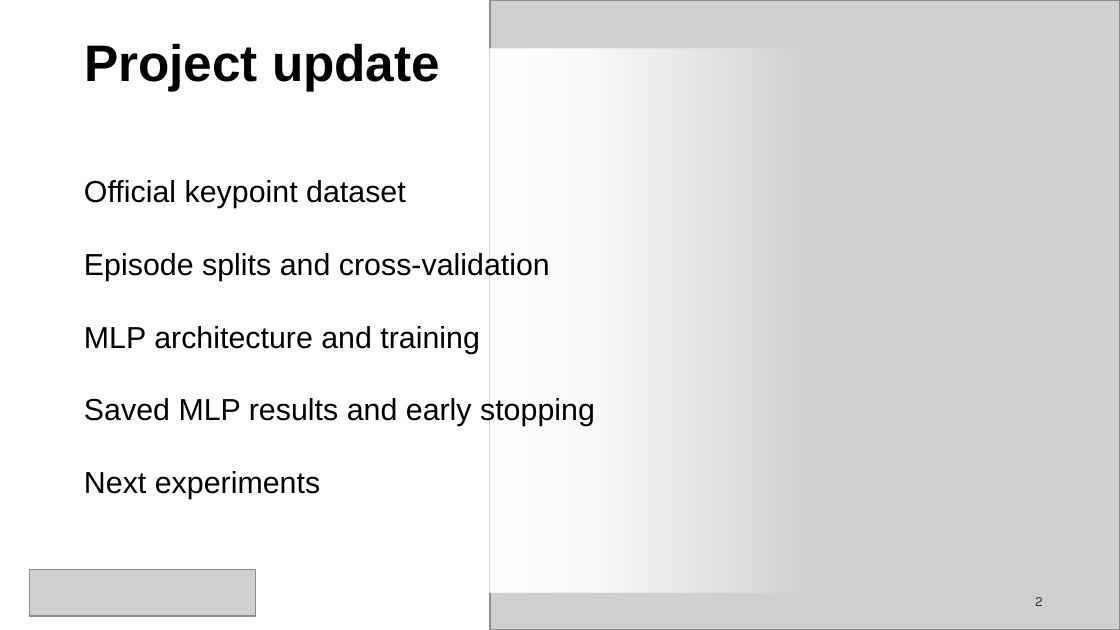
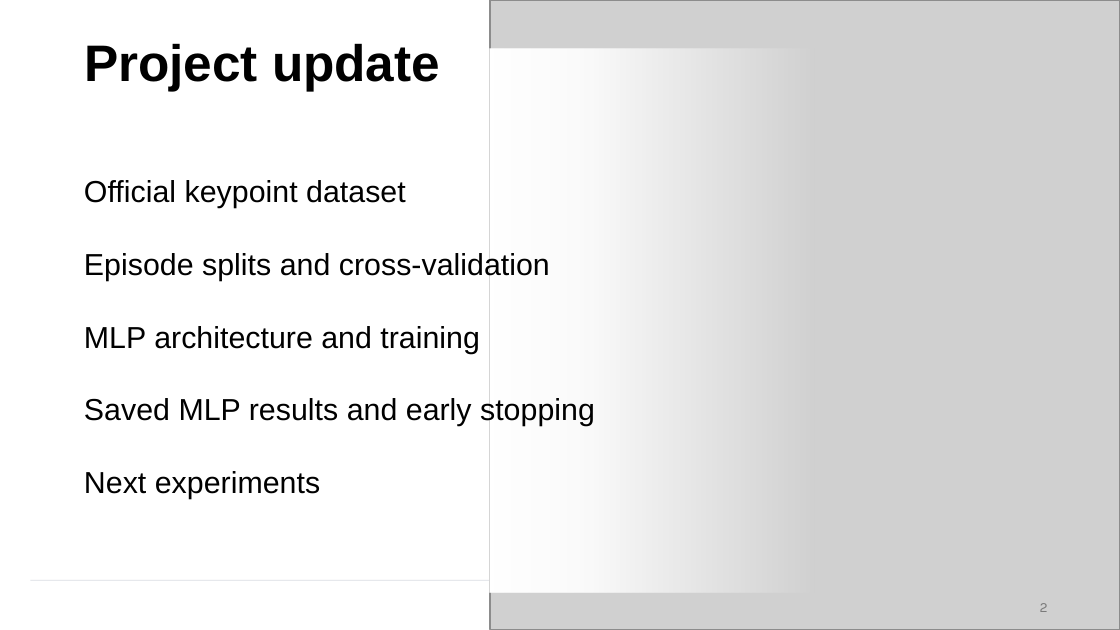
Before and after one commit to navrajkambo/MLP_LSTM_XFMR-Policies-for-Robot-Imitation-Learning-on-PushT, a slide deck: slide 2 of doc/ECE568_MLP_LSTM_XFMR-Policies-for-Robot-Imitation-Learning-on-PushT_ProjectUpdate.pptx. Drawn at 1120x630 pixels with LibreOffice and Linux fonts; fonts in the diff are those of the drawing; grey boxes stand for pictures; background and template pictures are left out. Boxes give left, top, right and bottom in pixels: in the first picture for what was removed or moved away, otherwise in the second. Text is boxed around its words. In the diff, an @@ line names an element or a change of style, - is before the commit and + after.

Commit message:
added other MLP configurations to project update (experimentation)

```diff
--- a/doc/ECE568_MLP_LSTM_XFMR-Policies-for-Robot-Imitation-Learning-on-PushT_ProjectUpdate.pptx
+++ b/doc/ECE568_MLP_LSTM_XFMR-Policies-for-Robot-Imitation-Learning-on-PushT_ProjectUpdate.pptx
@@ picture removed at <box>30,569,256,616</box> @@
@@ rectangle added at <box>30,580,1047,581</box>, fill #D9DDE3 @@
@@ rectangle removed at <box>54,573,248,629</box> @@
@@ page number at <box>1040,603,1048,612</box>: text colour #333333 to #7A7A7A; vertical alignment top to middle @@
```
Also in this commit, not shown: 20 other slides changed, 1 slide added, 1 other file.
